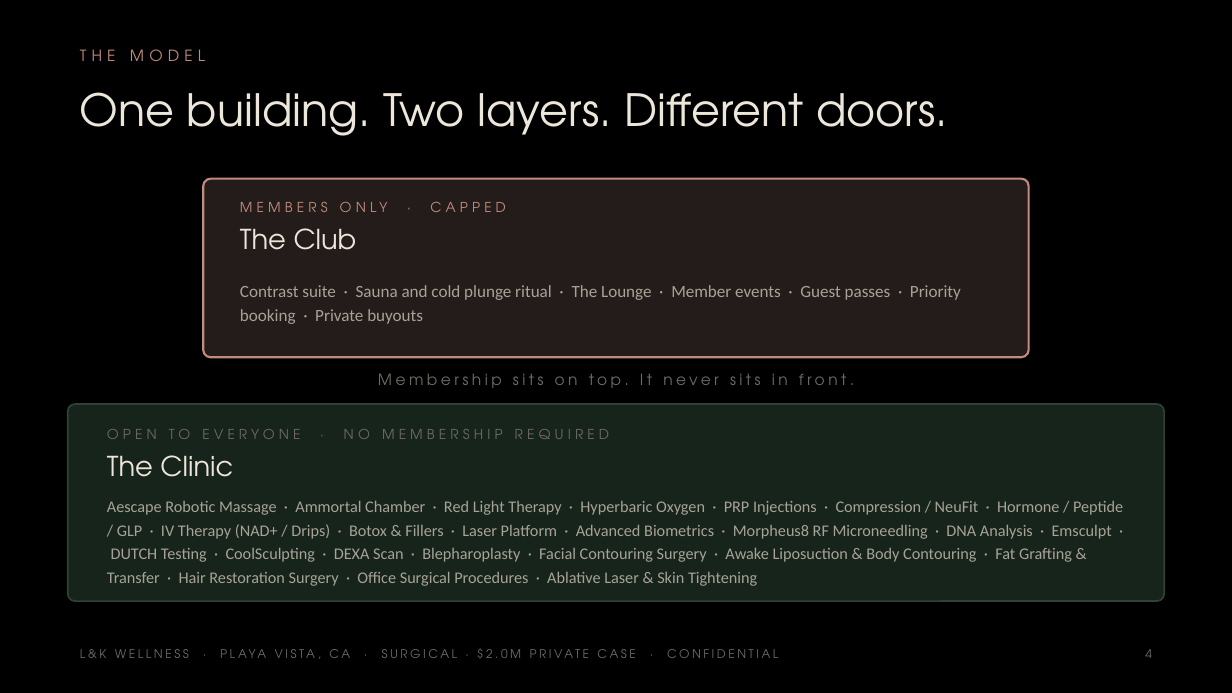
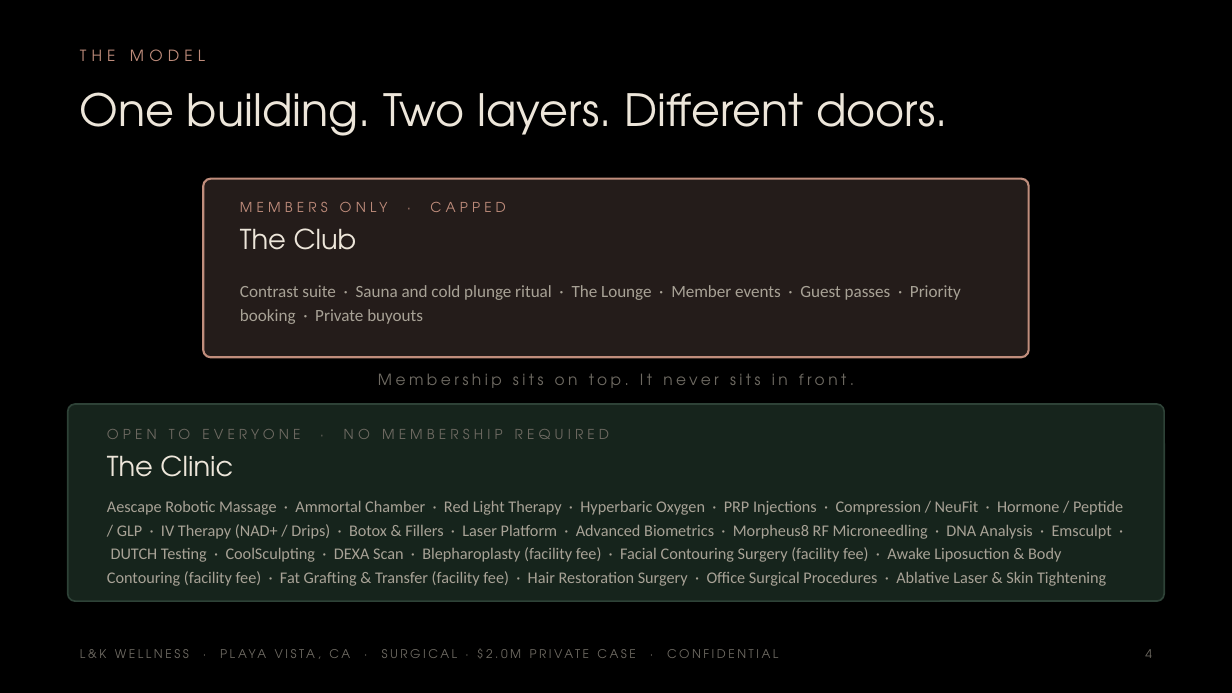
Before and after one commit to apexalpha811/2mil_surgical, a slide deck: slide 4 of 2.0mil_surgical.pptx. Drawn at 1232x693 pixels with LibreOffice and Linux fonts; fonts in the diff are those of the drawing. Boxes give left, top, right and bottom in pixels: in the first picture for what was removed or moved away, otherwise in the second. Text is boxed around its words. In the diff, an @@ line names an element or a change of style, - is before the commit and + after.

```diff
--- a/2.0mil_surgical.pptx
+++ b/2.0mil_surgical.pptx
@@ text at bbox=[107, 500, 1123, 586]: text changed @@
-Aescape Robotic Massage · Ammortal Chamber · Red Light Therapy · Hyperbaric Oxygen · PRP Injections · Compression / NeuFit · Hormone / Peptide / GLP · IV Therapy (NAD+ / Drips) · Botox & Fillers · Laser Platform · Advanced Biometrics · Morpheus8 RF Microneedling · DNA Analysis · Emsculpt · DUTCH Testing · CoolSculpting · DEXA Scan · Blepharoplasty · Facial Contouring Surgery · Awake Liposuction & Body Contouring · Fat Grafting & Transfer · Hair Restoration Surgery · Office Surgical Procedures · Ablative Laser & Skin Tightening
+Aescape Robotic Massage · Ammortal Chamber · Red Light Therapy · Hyperbaric Oxygen · PRP Injections · Compression / NeuFit · Hormone / Peptide / GLP · IV Therapy (NAD+ / Drips) · Botox & Fillers · Laser Platform · Advanced Biometrics · Morpheus8 RF Microneedling · DNA Analysis · Emsculpt · DUTCH Testing · CoolSculpting · DEXA Scan · Blepharoplasty (facility fee) · Facial Contouring Surgery (facility fee) · Awake Liposuction & Body Contouring (facility fee) · Fat Grafting & Transfer (facility fee) · Hair Restoration Surgery · Office Surgical Procedures · Ablative Laser & Skin Tightening
```
Also in this commit, not shown: 14 other slides changed, 5 other files.
